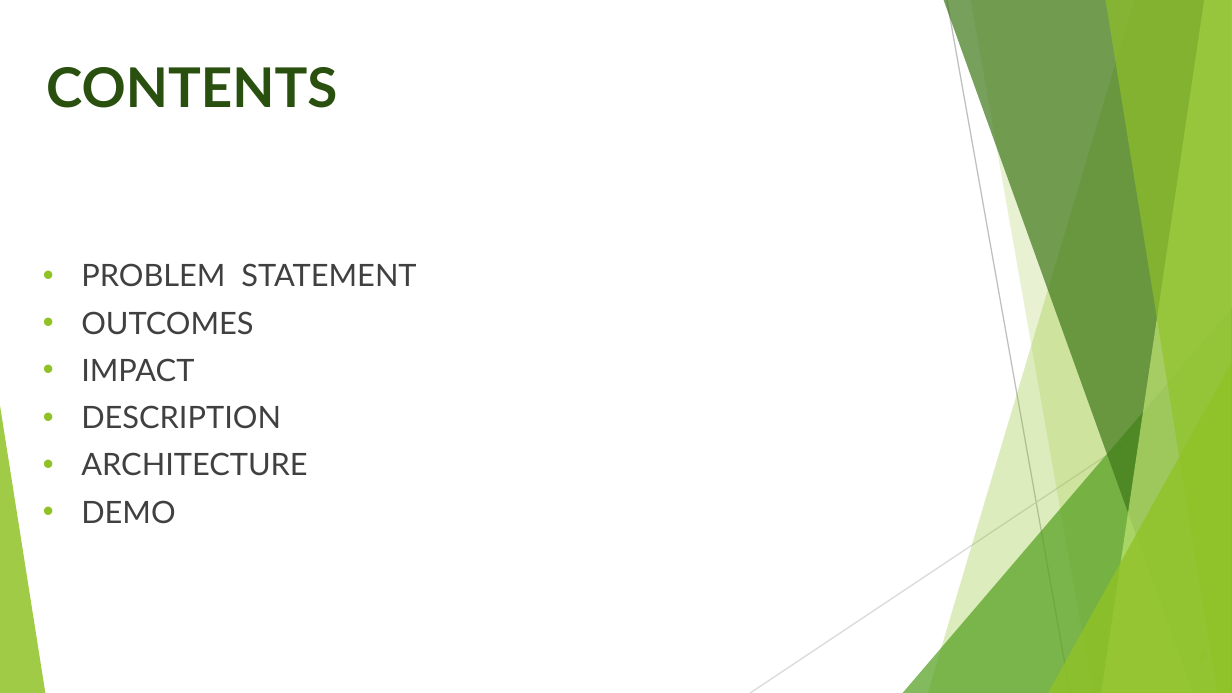
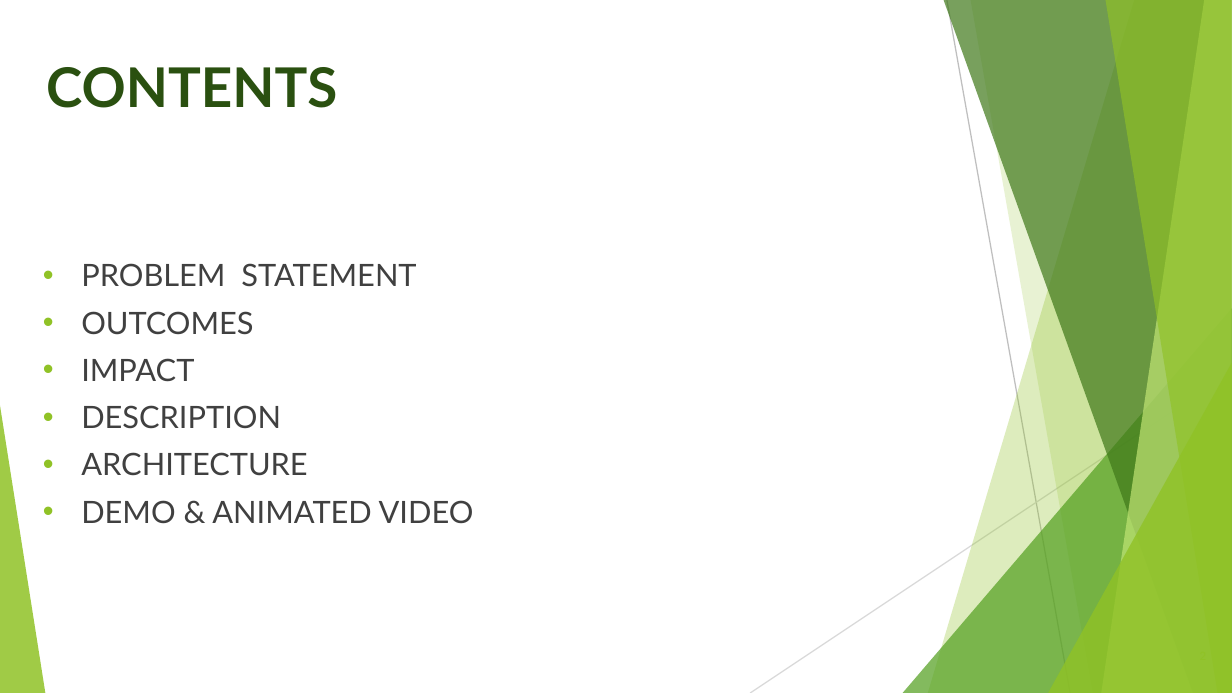
Before and after one commit to AthulRajuGit/2021_IBM_Code_Challenge_Greeenhouse_Monitoring_System, a slide deck: slide 2 of PRESENTATION/IBM PPT (1).pptx. Drawn at 1232x693 pixels with LibreOffice and Linux fonts; fonts in the diff are those of the drawing. Boxes give left, top, right and bottom in pixels: in the first picture for what was removed or moved away, otherwise in the second. Text is boxed around its words. In the diff, an @@ line names an element or a change of style, - is before the commit and + after.

```diff
--- a/PRESENTATION/IBM PPT (1).pptx
+++ b/PRESENTATION/IBM PPT (1).pptx
@@ text at bbox=[81, 500, 474, 523]: text changed @@
-• DEMO
+• DEMO & ANIMATED VIDEO
```
